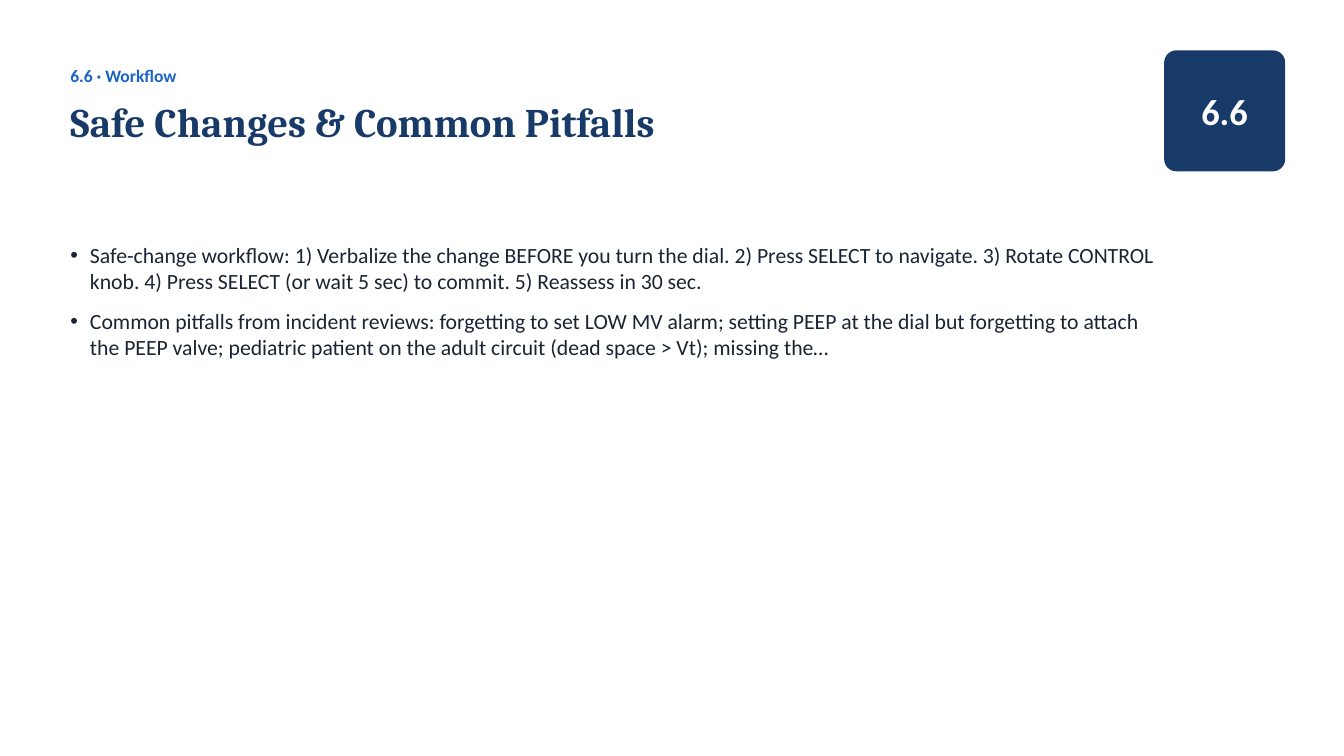
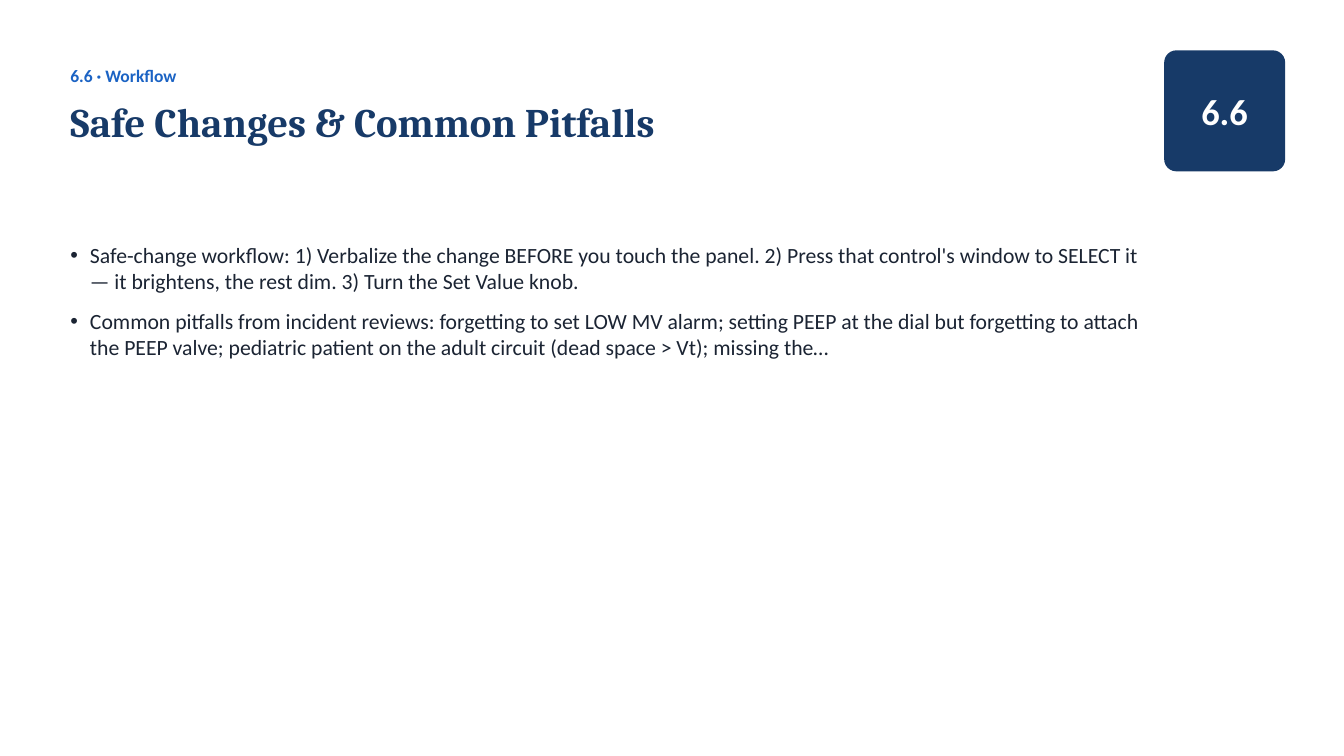
Before and after one commit to amr-kc-protocols/amr-kc-protocols, a slide deck: slide 8 of vta/slides/Module_6_LTV_1200_The_Platform_Tour.pptx. Drawn at 1344x756 pixels with LibreOffice and Linux fonts; fonts in the diff are those of the drawing. Boxes give left, top, right and bottom in pixels: in the first picture for what was removed or moved away, otherwise in the second. Text is boxed around its words. In the diff, an @@ line names an element or a change of style, - is before the commit and + after.

```diff
--- a/vta/slides/Module_6_LTV_1200_The_Platform_Tour.pptx
+++ b/vta/slides/Module_6_LTV_1200_The_Platform_Tour.pptx
@@ text at <box>90,247,1137,293</box>: text changed @@
-• Safe-change workflow: 1) Verbalize the change BEFORE you turn the dial. 2) Press SELECT to navigate. 3) Rotate CONTROL knob. 4) Press SELECT (or wait 5 sec) to commit. 5) Reassess in 30 sec.
+• Safe-change workflow: 1) Verbalize the change BEFORE you touch the panel. 2) Press that control's window to SELECT it — it brightens, the rest dim. 3) Turn the Set Value knob.
```
Also in this commit, not shown: 5 other slides changed, 11 other files.
